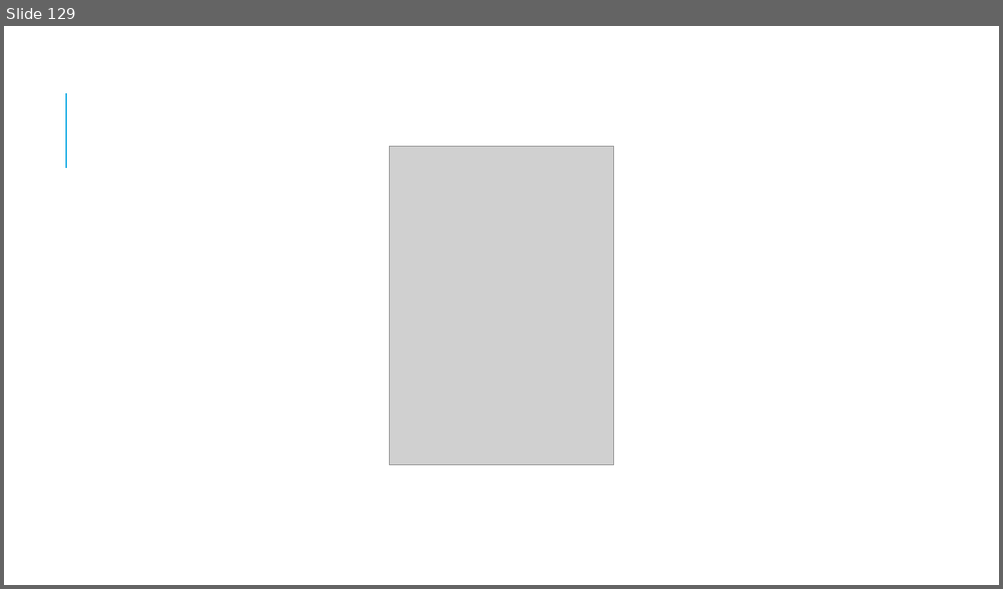
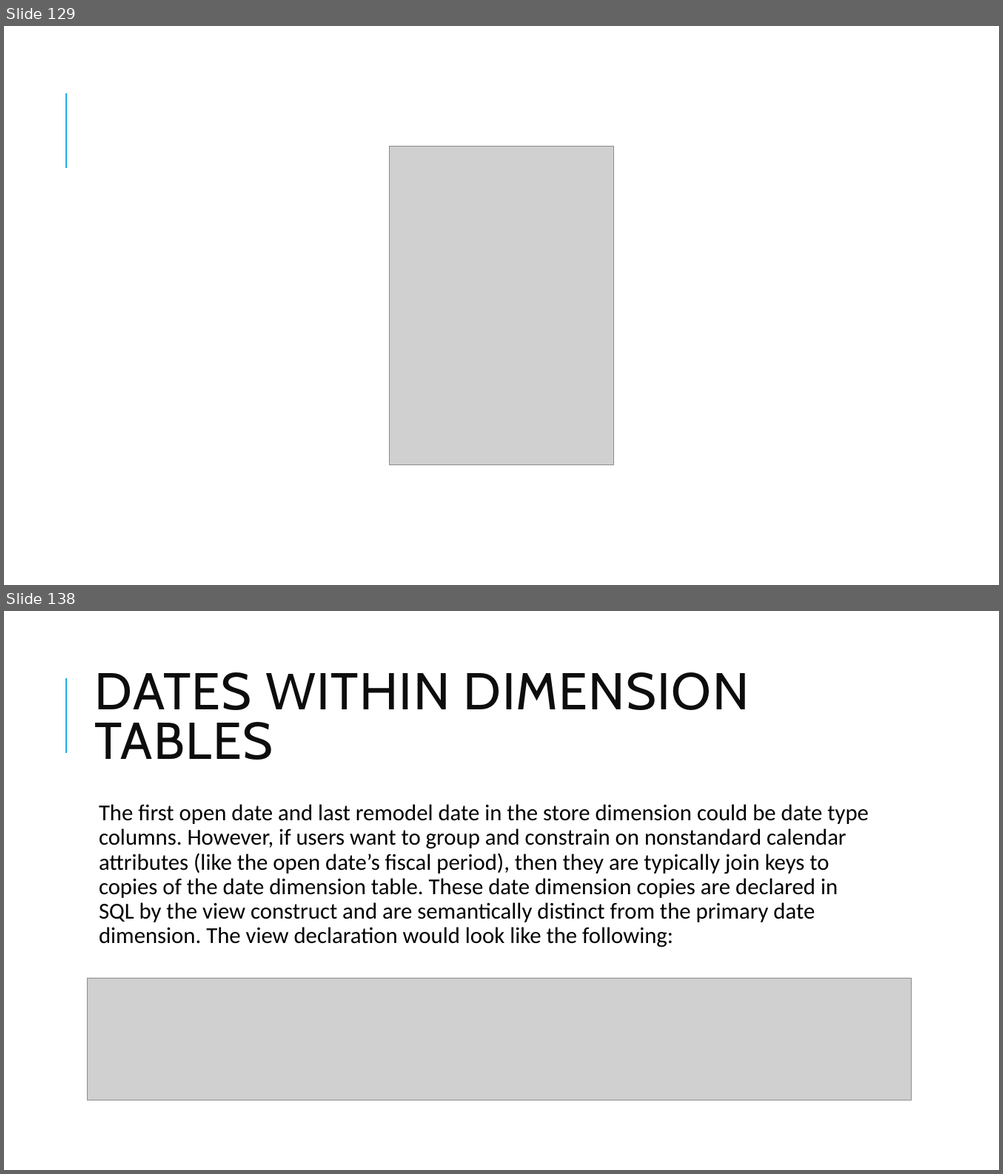
Before and after one commit to patrickbiesheuveltraining/datamodeling, a slide deck: Modeling techniques.pptx. Shown one above the other, each under a label of ours: slide 129 before the commit, slides 129 and 138 after it; the slides between them are not shown. The pictures are 1003x589 and 1003x1174 pixels, drawn with LibreOffice and Linux fonts; fonts in the diff are those of the drawing; grey boxes stand for pictures. Boxes give left, top, right and bottom in pixels: in the first picture for what was removed or moved away, otherwise in the second. Text is boxed around its words. In the diff, an @@ line names an element or a change of style, - is before the commit and + after.

```diff
--- a/Modeling techniques.pptx
+++ b/Modeling techniques.pptx
@@ slide 138 added at (4, 611, 999, 1170), background #FFFFFF; not listed: 1 template element that a slide beside it also shows @@
@@ title added at (95, 672, 749, 760), 50 pt, text #0D0D0D @@
+DATES WITHIN DIMENSION TABLES
@@ text added at (99, 804, 868, 948), 22 pt, text #000000 @@
+  The first open date and last remodel date in the store dimension could be date type columns. However, if users want to group and constrain on nonstandard calendar attributes (like the open date’s fiscal period), then they are typically join keys to copies of the date dimension table. These date dimension copies are declared in SQL by the view construct and are semantically distinct from the primary date dimension. The view declaration would look like the following:
@@ picture added at (88, 978, 911, 1100) @@
```
Also in this commit, not shown: 15 other slides added.
